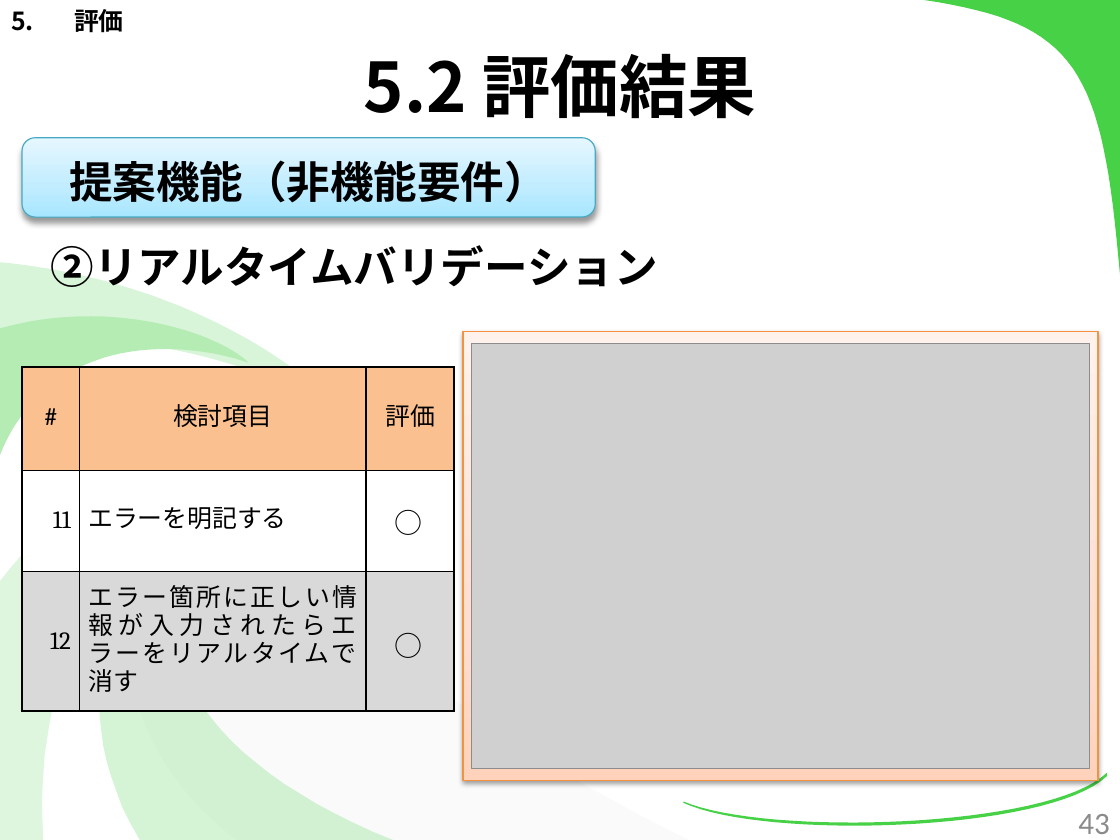
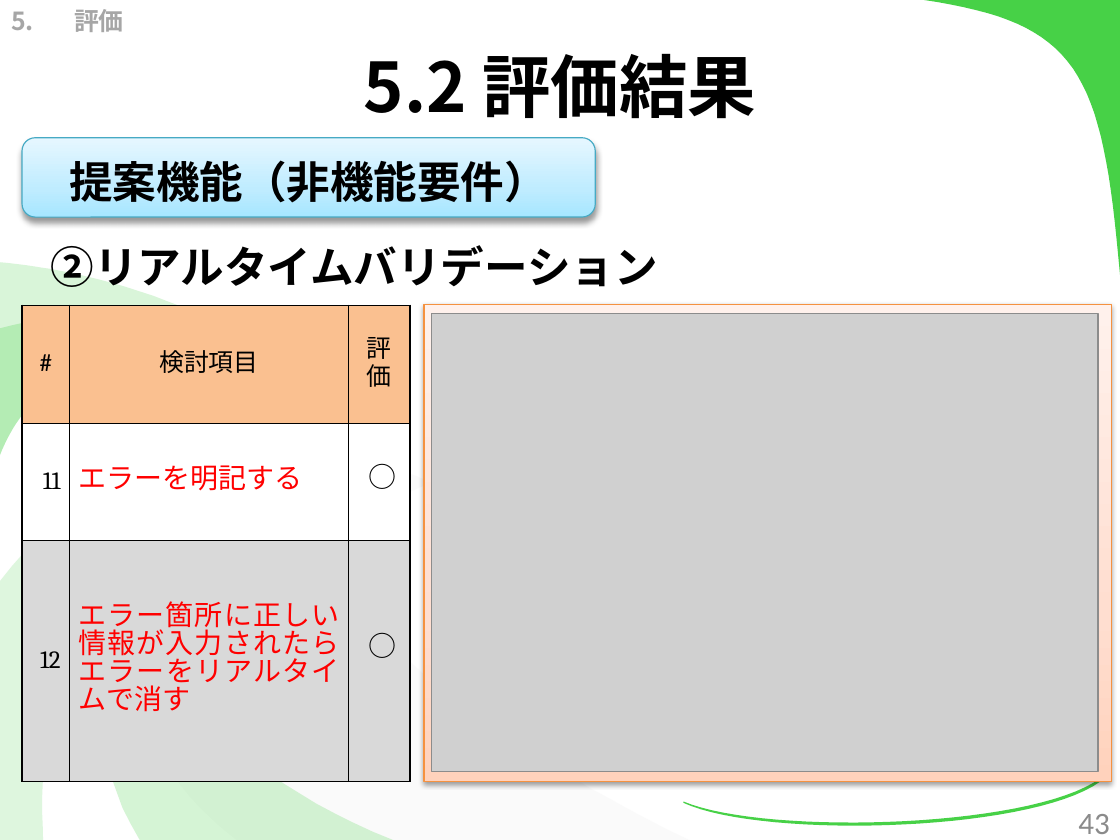
Before and after one commit to kotaro0717/Report-Management, a slide deck: slide 43 of PowerPoint/report_hokada.pptx. Drawn at 1120x840 pixels with LibreOffice and Linux fonts; fonts in the diff are those of the drawing; grey boxes stand for pictures. Boxes give left, top, right and bottom in pixels: in the first picture for what was removed or moved away, otherwise in the second. Text is boxed around its words. In the diff, an @@ line names an element or a change of style, - is before the commit and + after.

```diff
--- a/PowerPoint/report_hokada.pptx
+++ b/PowerPoint/report_hokada.pptx
@@ text "評価" at box(74, 9, 124, 32): text colour #000000 to #A6A6A6 @@
@@ table at box(22, 306, 410, 782) @@
@@ size 16 to 18 pt, text colour #000000 to #FF0000 in "エラーを明記する", "エラー箇所に正しい情報が入力されたらエラーをリアルタイムで消す" @@
@@ table: place and size @@
-table at box(22, 367, 455, 711)
+table at box(22, 306, 410, 782)
@@ rectangle: place and size @@
-rectangle at box(463, 332, 1098, 780)
+rectangle at box(424, 305, 1111, 782)
@@ picture: place and size @@
-picture at box(472, 344, 1089, 768)
+picture at box(431, 314, 1098, 772)
@@ text "○": place and size @@
-text "○" at box(384, 501, 446, 545)
+text "○" at box(357, 454, 419, 498)
@@ text "○": place and size @@
-text "○" at box(384, 623, 446, 668)
+text "○" at box(357, 623, 419, 668)
```
Also in this commit, not shown: 37 other slides changed, 5 slides added.
